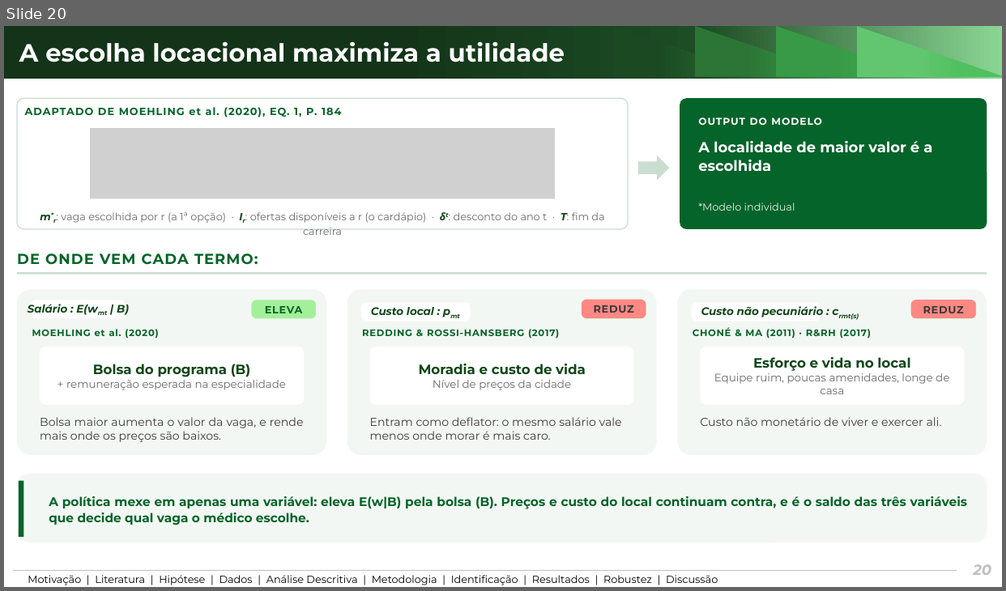
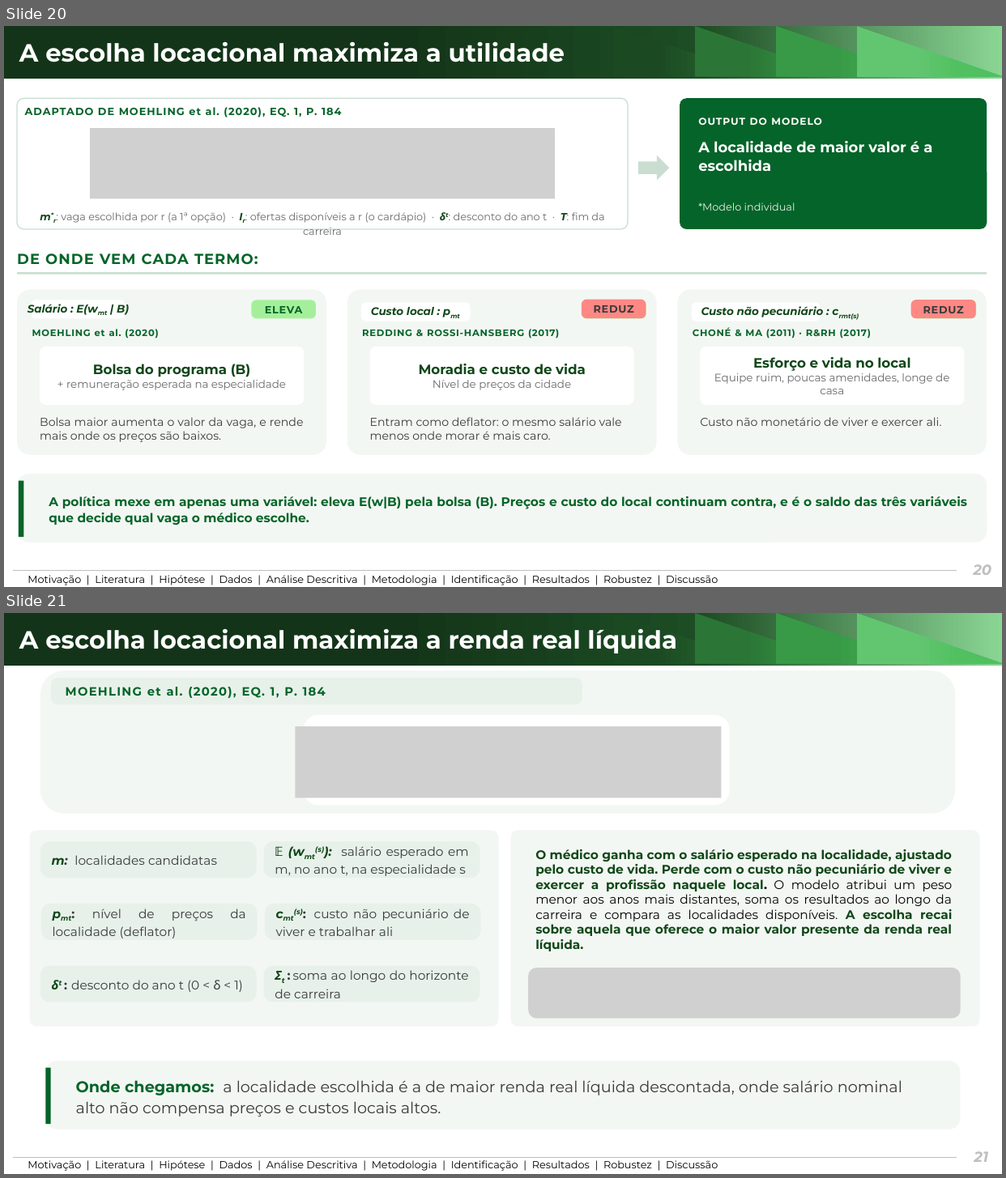
Before and after one commit to ka1victor/impact-eval-health-econ-pmme, a slide deck: output/apresentacao_banca_final/deck_banca_final.pptx. Shown one above the other, each under a label of ours: slide 20 before the commit, slides 20 and 21 after it. The pictures are 1006x591 and 1006x1178 pixels, drawn with LibreOffice and Linux fonts; fonts in the diff are those of the drawing; grey boxes stand for pictures; background and template pictures are left out. Boxes give left, top, right and bottom in pixels: in the first picture for what was removed or moved away, otherwise in the second. Text is boxed around its words. In the diff, an @@ line names an element or a change of style, - is before the commit and + after.

```diff
--- a/output/apresentacao_banca_final/deck_banca_final.pptx
+++ b/output/apresentacao_banca_final/deck_banca_final.pptx
@@ slide 21 added at [4, 613, 1002, 1174], background #FFFFFF; not listed: 6 template elements that a slide beside it also shows @@
@@ title added at [19, 629, 677, 653], 24 pt, text #FFFFFF, bold @@
+A escolha locacional maximiza a renda real líquida
@@ rounded rectangle added at [40, 671, 956, 814], fill #F3F7F3 @@
@@ rounded rectangle added at [50, 677, 582, 705], fill #E7F1EA, 11.5 pt, text #056429, bold @@
+MOEHLING et al. (2020), EQ. 1, P. 184
@@ picture added at [296, 726, 721, 798] @@
@@ rounded rectangle added at [304, 715, 730, 806], fill #FFFFFF @@
@@ rounded rectangle added at [29, 830, 499, 1026], fill #F3F7F3 @@
@@ rounded rectangle added at [511, 830, 980, 1026], fill #F3F7F3 @@
@@ rounded rectangle added at [40, 841, 257, 878], fill #E7F1EA, 12 pt, text #3A3A3A @@
+m: localidades candidatas
@@ rounded rectangle added at [264, 841, 480, 878], fill #E7F1EA, 12 pt, text #3A3A3A @@
+𝔼 (wmt(s)): salário esperado em m, no ano t, na especialidade s
@@ text added at [535, 850, 953, 952], 12 pt, text #114719, bold @@
+O médico ganha com o salário esperado na localidade, ajustado pelo custo de vida. Perde com o custo não pecuniário de viver e exercer a profissão naquele local. O modelo atribui um peso menor aos anos mais distantes, soma os resultados ao longo da carreira e compara as localidades disponíveis. A escolha recai sobre aquela que oferece o maior valor presente da renda real líquida.
@@ rounded rectangle added at [41, 904, 258, 940], fill #E7F1EA, 12 pt, text #3A3A3A @@
+pmt: nível de preços da localidade (deflator)
@@ rounded rectangle added at [265, 904, 481, 940], fill #E7F1EA, 12 pt, text #3A3A3A @@
+cmt(s): custo não pecuniário de viver e trabalhar ali
@@ rounded rectangle added at [40, 965, 257, 1003], fill #E7F1EA, 12 pt, text #3A3A3A @@
+δt : desconto do ano t (0 < δ < 1)
@@ rounded rectangle added at [264, 965, 480, 1003], fill #E7F1EA, 12 pt, text #3A3A3A @@
+Σt : soma ao longo do horizonte de carreira
@@ picture added at [528, 968, 960, 1019] @@
@@ rounded rectangle added at [46, 1062, 961, 1131], fill #F3F7F3 @@
@@ rectangle added at [46, 1068, 51, 1124], fill #056429 @@
@@ text added at [76, 1080, 902, 1117], 15 pt, text #3A3A3A @@
+Onde chegamos: a localidade escolhida é a de maior renda real líquida descontada, onde salário nominal alto não compensa preços e custos locais altos.
@@ text added at [27, 1161, 718, 1171], 10 pt, text #000000 @@
+Motivação | Literatura | Hipótese | Dados | Análise Descritiva | Metodologia | Identificação | Resultados | Robustez | Discussão
@@ text added at [974, 1152, 988, 1162], 14 pt, text #BFBFBF, bold, italic @@
+21
```
Also in this commit, not shown: 14 slides changed, 1 other slide added, 1 slide removed, 7 other files.
